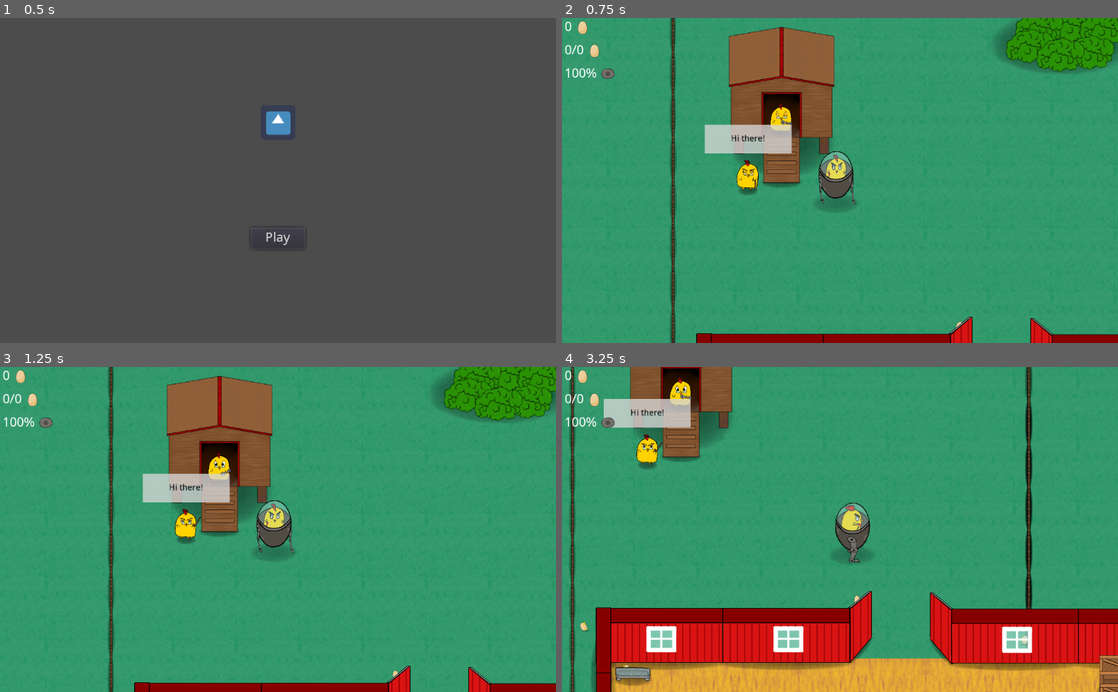
Above: before the commit, frames 1-4 (two rows, left to right).
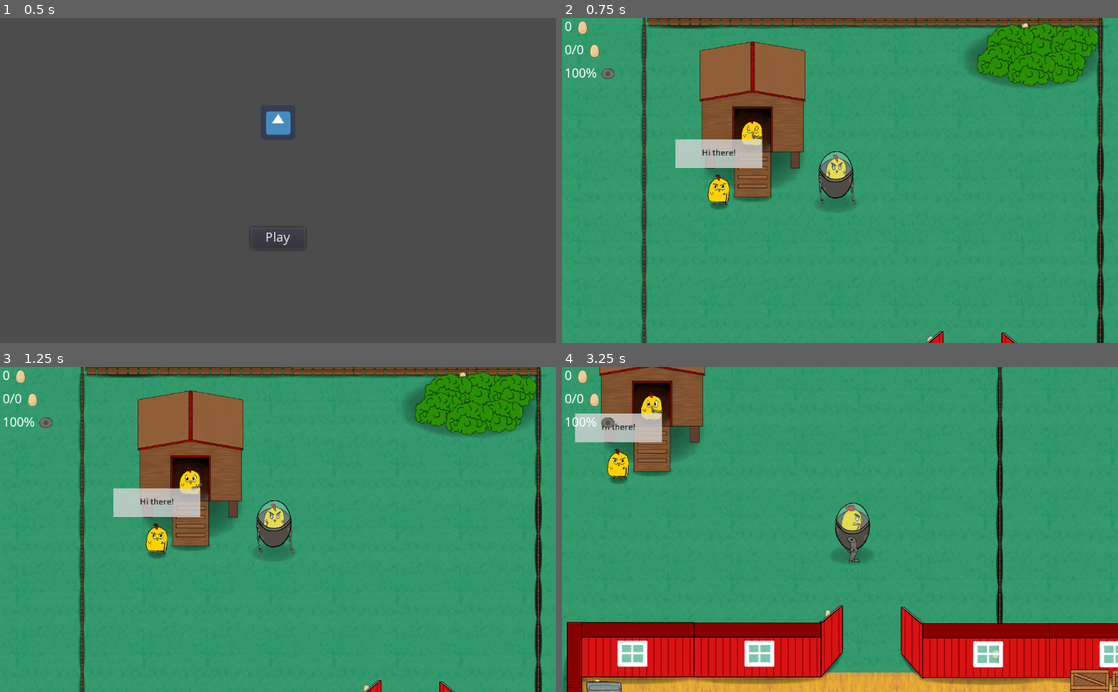
Above: after the commit, the same moments.

Repository: CiaranWoodward/LD46
Game: Godot game, scene res://Menu/MainMenu.tscn
The game is run twice, just before and just after one commit, with the same random seed, the same clock (stepped at 60 frames per second) and the same inputs. The engine's default icon, where the game draws it, is replaced by a stand-in: a white triangle on a blue panel in a dark square. Sound files missing from this copy of the repository are replaced by a short silence.
Inputs (mouse positions are in pixels of both pictures, inside the frame that each line leads up to):
- Up to frame 1 (0.5 s): no input
- Up to frame 2 (0.75 s): click "Play" at 0.5 s
- Up to frame 3 (1.25 s): no input
- Up to frame 4 (3.25 s): tap Enter (ui_accept) at 1.25, 1.52, 2.27 s; move the mouse to (962, 513) at 1.27 s; hold Right (player_right) 1.28-2.03 s; tap E (interact, bound only after the commit) at 1.35, 2.3, 3.05 s; click (962, 513) at 1.42 s; move the mouse to (728, 545) at 2.02 s; hold S (player_down) 2.03-2.78 s; click (728, 545) at 2.1 s; move the mouse to (895, 458) at 2.77 s; hold Right (player_right) from 2.78 s (still down); right-click (895, 458) at 2.85 s

Frame 1 is identical in both runs. In frame 2, 20% of the frame differs, in the area x 1-100%, y 0-100%; in frame 3, 20%; in frame 4, 27%, in the area x 0-100%, y 0-100%.

Commit message:
Truck moves players between levels

Diff:
--- a/Chicks/GuideChick.gd
+++ b/Chicks/GuideChick.gd
@@ -19,10 +19,10 @@
 		return
 
 	if speech[curSpeech].length() == 0:
-		get_node("TextBox").visible = false
+		get_node("tx/TextBox").visible = false
 	else:
-		get_node("TextBox").visible = true
+		get_node("tx/TextBox").visible = true
 
-	get_node("TextBox/Label").text = speech[curSpeech]
+	get_node("tx/TextBox/Label").text = speech[curSpeech]
 
 	curSpeech = (curSpeech + 1) % speech.size()
--- a/Chicks/GuideChick.tscn
+++ b/Chicks/GuideChick.tscn
@@ -64,7 +64,7 @@
 rotation = 0.00245379
 scale = Vector2( 0.5, 0.5 )
 frames = SubResource( 1 )
-frame = 3
+frame = 2
 speed_scale = 0.6
 playing = true
 
@@ -78,7 +78,10 @@
 [node name="AnimationPlayer" type="AnimationPlayer" parent="."]
 anims/Wobble = SubResource( 3 )
 
-[node name="TextBox" type="ColorRect" parent="."]
+[node name="tx" type="Node2D" parent="."]
+z_index = 1000
+
+[node name="TextBox" type="ColorRect" parent="tx"]
 self_modulate = Color( 0.843137, 0.843137, 0.843137, 0.788235 )
 light_mask = 4097
 margin_left = -120.0
@@ -89,7 +92,7 @@
 "_edit_use_anchors_": false
 }
 
-[node name="Label" type="Label" parent="TextBox"]
+[node name="Label" type="Label" parent="tx/TextBox"]
 modulate = Color( 0, 0, 0, 1 )
 margin_right = 240.0
 margin_bottom = 80.0
--- a/Levels/FarmLevel.tscn
+++ b/Levels/FarmLevel.tscn
@@ -24,6 +24,7 @@
 [ext_resource path="res://Chicks/GuideChick.tscn" type="PackedScene" id=22]
 [ext_resource path="res://Scenery/Coop.tscn" type="PackedScene" id=23]
 [ext_resource path="res://Scenery/Truck.tscn" type="PackedScene" id=24]
+[ext_resource path="res://Levels/MarketLevel.tscn" type="PackedScene" id=25]
 
 [sub_resource type="NavigationPolygon" id=1]
 vertices = PoolVector2Array( 503.751, -840, 520, -360, -160, -360, -920, -840, 1680, 680, 1040, 680, 1058.48, -3.71692, …(479 unchanged characters)…
@@ -130,7 +131,7 @@
 }
 
 [node name="Player" parent="YSort" instance=ExtResource( 3 )]
-position = Vector2( -659.551, -1454.22 )
+position = Vector2( -579.551, -1494.22 )
 
 [node name="Camera2D" type="Camera2D" parent="YSort/Player"]
 position = Vector2( 11.1426, 0 )
@@ -3164,6 +3165,7 @@
 
 [node name="Truck" parent="YSort" instance=ExtResource( 24 )]
 position = Vector2( 7344.31, -2747.29 )
+nextLevel = ExtResource( 25 )
 
 [node name="HUD" parent="." instance=ExtResource( 18 )]
 
--- /dev/null
+++ b/Scenery/Truck.gd
@@ -0,0 +1,24 @@
+extends StaticBody2D
+
+export var nextLevel : PackedScene = null
+
+var enabled = false
+
+# Called when the node enters the scene tree for the first time.
+func _ready():
+	pass # Replace with function body.
+
+func _process(delta):
+	if enabled:
+		if Input.is_action_just_released("interact"):
+			get_tree().change_scene_to(nextLevel)
+
+func _on_LevelExit_body_entered(body : Node2D):
+	if body.has_method("get_heartpos"):
+		enabled = true
+		get_node("p").visible = true
+
+func _on_LevelExit_body_exited(body):
+	if body.has_method("get_heartpos"):
+		enabled = false
+		get_node("p").visible = false
--- a/Scenery/Truck.tscn
+++ b/Scenery/Truck.tscn
@@ -1,8 +1,9 @@
-[gd_scene load_steps=7 format=2]
+[gd_scene load_steps=9 format=2]
 
 [ext_resource path="res://Scenery/Truck_Front_@0.5x.png" type="Texture" id=1]
 [ext_resource path="res://Scenery/Truck_@0.5x.png" type="Texture" id=2]
 [ext_resource path="res://Scenery/Graphics/Shadow_@0.5x.png" type="Texture" id=3]
+[ext_resource path="res://Scenery/Truck.gd" type="Script" id=4]
 
 [sub_resource type="RectangleShape2D" id=1]
 extents = Vector2( 200.543, 50.8513 )
@@ -13,7 +14,11 @@
 [sub_resource type="RectangleShape2D" id=3]
 extents = Vector2( 115.837, 4.5159 )
 
+[sub_resource type="RectangleShape2D" id=4]
+extents = Vector2( 80, 80 )
+
 [node name="Truck" type="StaticBody2D"]
+script = ExtResource( 4 )
 
 [node name="Shadow_05x" type="Sprite" parent="."]
 position = Vector2( -4.34387, 130.144 )
@@ -43,3 +48,34 @@
 [node name="CollisionShape2D3" type="CollisionShape2D" parent="."]
 position = Vector2( -167.964, -44.1628 )
 shape = SubResource( 3 )
+
+[node name="LevelExit" type="Area2D" parent="."]
+monitorable = false
+collision_layer = 0
+
+[node name="CollisionShape2D" type="CollisionShape2D" parent="LevelExit"]
+position = Vector2( -200, 0 )
+shape = SubResource( 4 )
+
+[node name="p" type="Node2D" parent="."]
+visible = false
+z_index = 1000
+
+[node name="prompt" type="ColorRect" parent="p"]
+margin_left = -240.0
+margin_top = -200.0
+margin_right = -200.0
+margin_bottom = -160.0
+__meta__ = {
+"_edit_use_anchors_": false
+}
+
+[node name="Label" type="Label" parent="p/prompt"]
+margin_right = 40.0
+margin_bottom = 40.0
+custom_colors/font_color = Color( 0, 0, 0, 1 )
+text = "E"
+align = 1
+valign = 1
+[connection signal="body_entered" from="LevelExit" to="." method="_on_LevelExit_body_entered"]
+[connection signal="body_exited" from="LevelExit" to="." method="_on_LevelExit_body_exited"]
--- a/project.godot
+++ b/project.godot
@@ -88,6 +88,11 @@
 "events": [ Object(InputEventMouseButton,"resource_local_to_scene":false,"resource_name":"","device":0,"alt":false,"shi …(212 unchanged characters)…
  ]
 }
+interact={
+"deadzone": 0.5,
+"events": [ Object(InputEventKey,"resource_local_to_scene":false,"resource_name":"","device":0,"alt":false,"shift":false,"control":false,"meta":false,"command":false,"pressed":false,"scancode":69,"unicode":0,"echo":false,"script":null)
+ ]
+}
 
 [input_devices]
 
Not shown: 1 places in Levels/FarmLevel.tscn that only renumber resources
